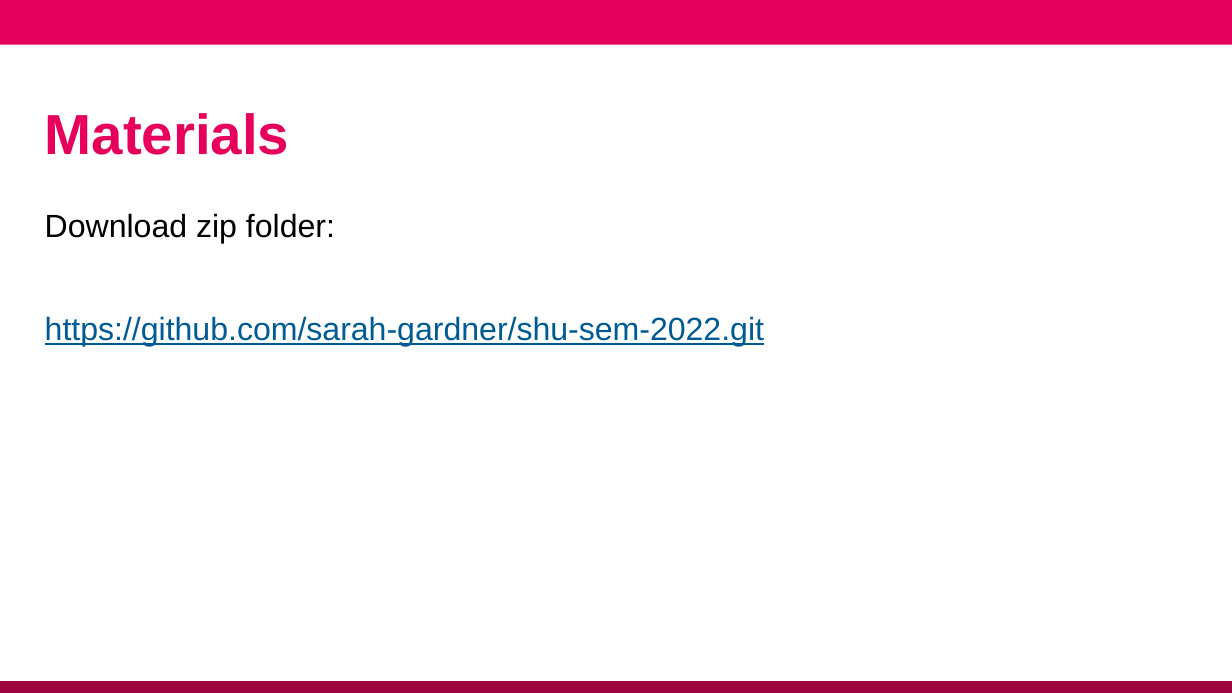
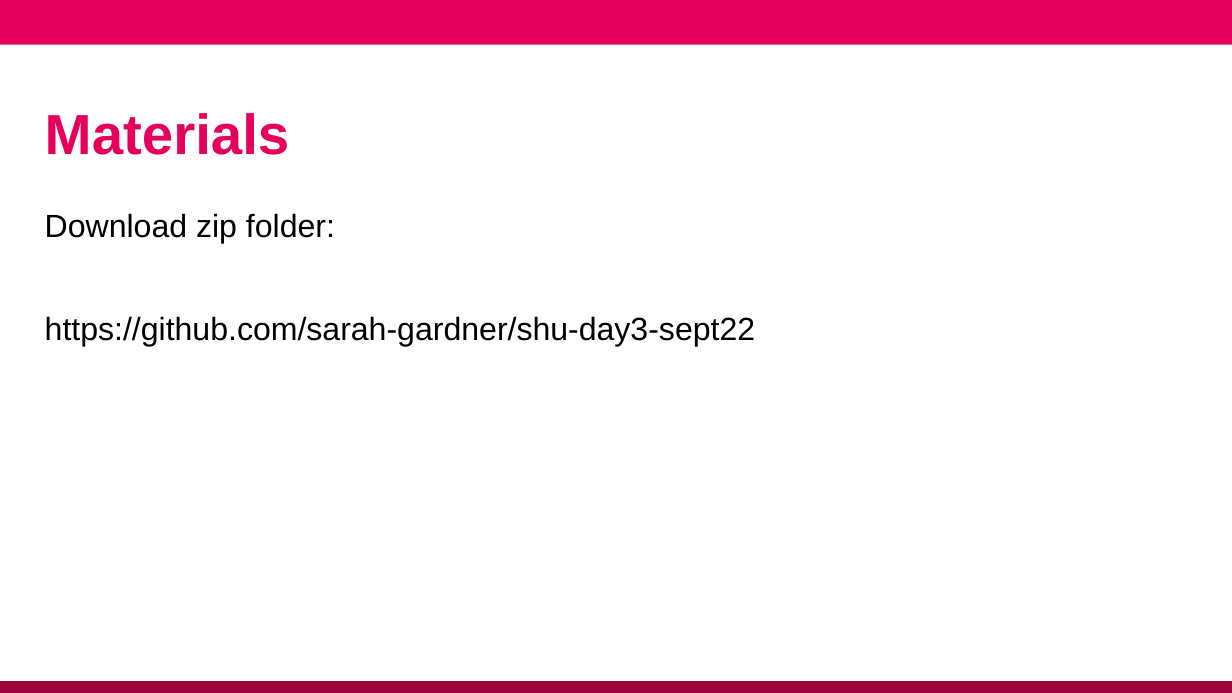
Before and after one commit to sarah-gardner/shu-day3-sept22, a slide deck: slide 6 of Slides/SEM Day 3.pptx. Drawn at 1232x693 pixels with LibreOffice and Linux fonts; fonts in the diff are those of the drawing; background and template pictures are left out. Boxes give left, top, right and bottom in pixels: in the first picture for what was removed or moved away, otherwise in the second. Text is boxed around its words. In the diff, an @@ line names an element or a change of style, - is before the commit and + after.

Commit message:
Update slides

```diff
--- a/Slides/SEM Day 3.pptx
+++ b/Slides/SEM Day 3.pptx
@@ text at <box>45,316,755,346</box>: text changed; text colour #005B94 to #000000 @@
-https://github.com/sarah-gardner/shu-sem-2022.git
+https://github.com/sarah-gardner/shu-day3-sept22
```
